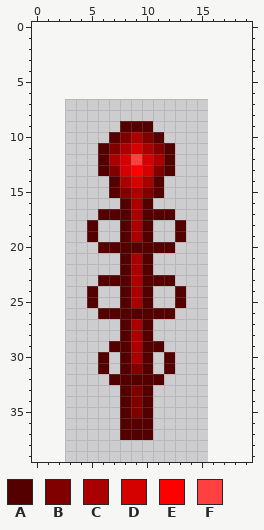
File history of a pixel-art sprite, entities/2p.png. This is how it looked before the edit.
The file is 13x33 pixels. The old version is drawn lined up with the new one, on the new canvas.
Palette (. is transparent): A #550000  B #800000  C #aa0000  D #d50000  E #ff0000  F #ff4040
Pixels before, first column x 5:
 9 ...AAA...
10 ..ABCBA..
11 .ABCDCBA.
12 .ACDFDCA.
13 .ABDEDBA.
14 ..ACDCA..
15 ..ABCBA..
16 ...ACA...
17 .AAACAAA.
18 A..ACA..A
19 A..ACA..A
20 .AAAAAAA.
21 ...ACA...
22 ...ACA...
23 .AAACAAA.
24 A..ACA..A
25 A..ACA..A
26 .AAAAAAA.
27 ...ACA...
28 ...ACA...
29 ..AACAA..
30 .A.ACA.A.
31 .A.ABA.A.
32 ..AAAAA..
33 ...ABA...
34 ...ABA...
35 ...ABA...
36 ...AAA...
37 ...AAA...
And afterwards:
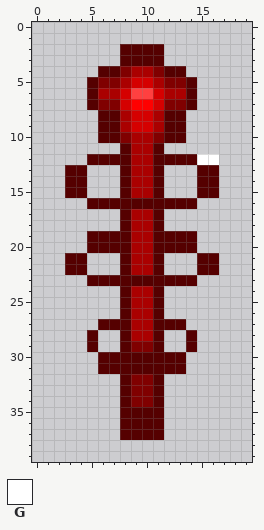
Colours new in this view: G #ffffff
From old to new:
canvas 13x33 -> 20x40, the old top-left corner now at 3,7
y 2..3: x 8..11 .... -> AAAA
y 4: x 6..13 ........ -> AABCCBAA
y 5: x 5..14 .......... -> ABBCDDCBBA
y 6: x 5..14 .......... -> ACCDFFDCCA
y 7: x 5..14 .......... -> ABBDEEDBBA
y 8: x 6..13 ........ -> AACDDCAA
y 9: x 6..13 ..AAA... -> AACDDCAA
y 10: x 6 . -> A; x 10..13 BA.. -> CBAA
y 11: x 6..9 ABCD -> ..AC; x 11..12 BA -> A.
y 12: x 5 . -> A; x 7..11 CDFDC -> AACCA; x 13..16 .... -> AAGG
y 13: x 3..4 .. -> AA; x 6..12 ABDEDBA -> ..ACCA.; x 15..16 .. -> AA
y 14: x 3..4 .. -> AA; x 7..9 ACD -> .AC; x 15..16 .. -> AA
y 15: x 3..4 .. -> AA; x 7..8 AB -> .A; x 10 B -> C; x 15..16 .. -> AA
y 16: x 5..7 ... -> AAA; x 9 C -> A; x 11..14 .... -> AAAA
y 17: x 6..7 AA -> ..; x 10 A -> C; x 12 A -> .
y 18: x 5 A -> .; x 10..11 A. -> CA; x 13 A -> .
y 19: x 6..7 .. -> AA; x 10..12 A.. -> CAA; x 14 . -> A
y 20: x 5 . -> A; x 9..10 AA -> CC; x 13..14 .. -> AA
y 21..22: x 3..4 .. -> AA; x 10..11 A. -> CA; x 15..16 .. -> AA
y 23: x 5 . -> A; x 9 C -> A; x 13..14 .. -> AA
y 24..25: x 5 A -> .; x 10..11 A. -> CA; x 13 A -> .
y 26: x 6..7 AA -> ..; x 9..10 AA -> CC; x 12 A -> .
y 27: x 6..7 .. -> AA; x 10..13 A... -> CAAA
y 28: x 5 . -> A; x 10..11 A. -> CA; x 14 . -> A
y 29: x 5 . -> A; x 7 A -> .; x 9..10 CA -> BB; x 14 . -> A
y 30: x 7 . -> A; x 9 C -> A; x 11 . -> A; x 13 . -> A
y 31: x 7 . -> A; x 9 B -> A; x 11 . -> A; x 13 . -> A
y 32: x 7 A -> .; x 9..10 AA -> BB
y 33..34: x 10..11 A. -> BA
y 35: x 9 B -> A; x 11 . -> A
y 36..37: x 11 . -> A
